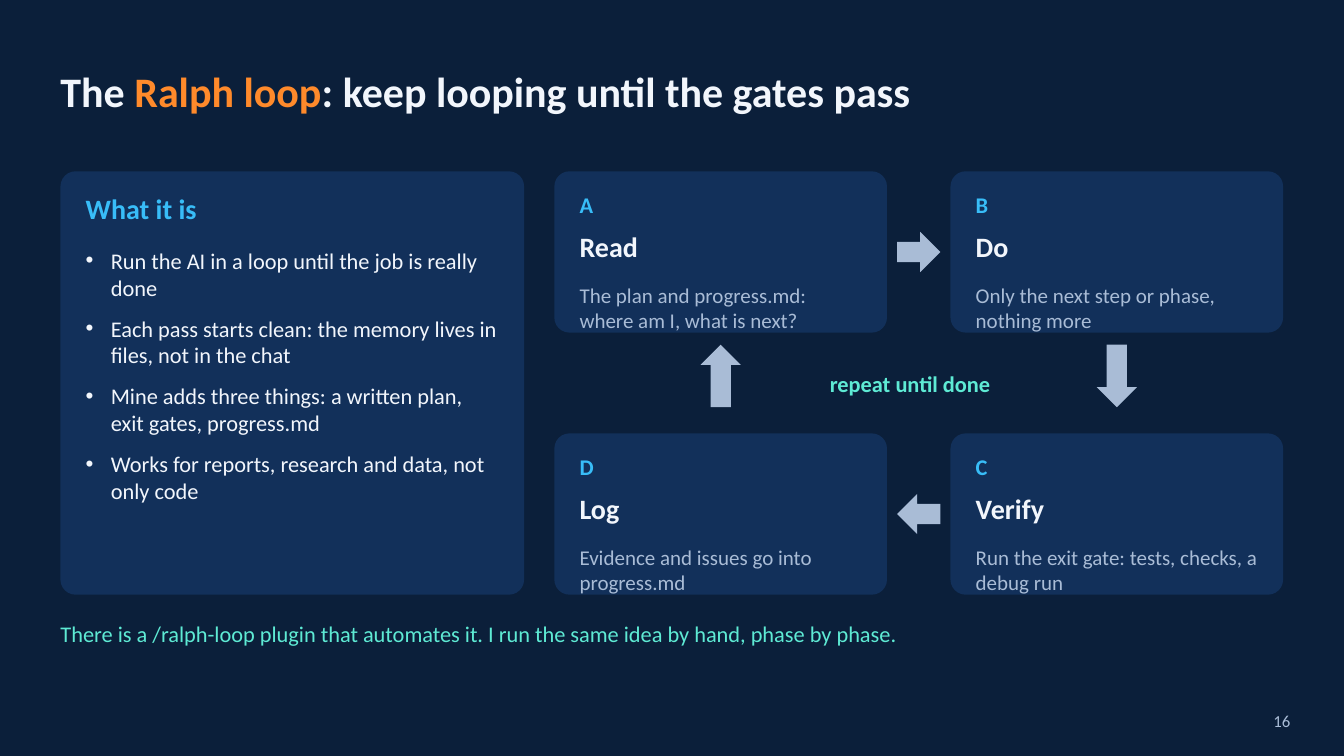
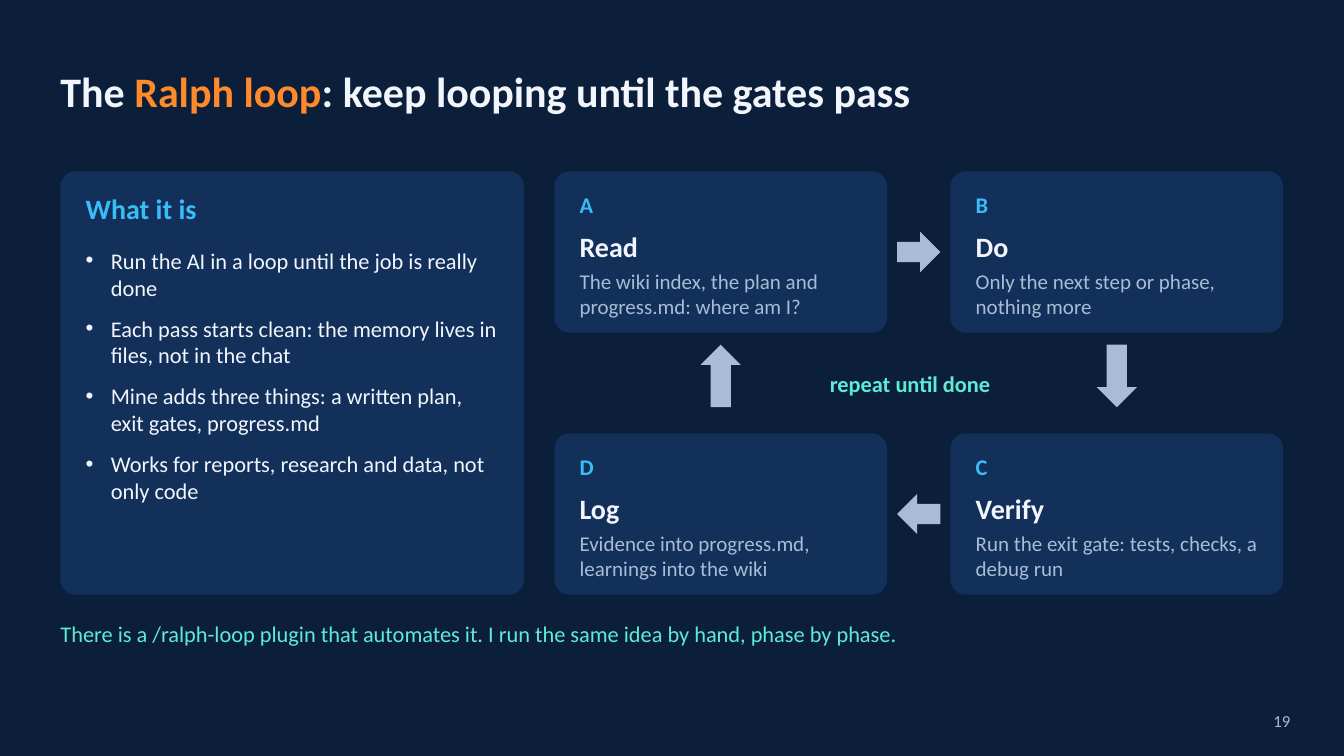
Before and after one commit to HinePo/ai-agent-learning-path, a slide deck: slide 19 of resources/claude_code_vscode_tricks.pptx (slide 16 before the commit). Drawn at 1344x756 pixels with LibreOffice and Linux fonts; fonts in the diff are those of the drawing. Boxes give left, top, right and bottom in pixels: in the first picture for what was removed or moved away, otherwise in the second. Text is boxed around its words. In the diff, an @@ line names an element or a change of style, - is before the commit and + after.

```diff
--- a/resources/claude_code_vscode_tricks.pptx
+++ b/resources/claude_code_vscode_tricks.pptx
@@ text "Only the next step or ...": place and size @@
-text "Only the next step or ..." at bbox=[976, 288, 1215, 332]
+text "Only the next step or ..." at bbox=[976, 274, 1215, 318]
@@ text at bbox=[580, 274, 818, 318]: text changed @@
-The plan and progress.md: where am I, what is next?
+The wiki index, the plan and progress.md: where am I?
@@ text at bbox=[580, 536, 809, 580]: text changed @@
-Evidence and issues go into progress.md
+Evidence into progress.md, learnings into the wiki
@@ text "Run the exit gate: tests, ...": place and size @@
-text "Run the exit gate: tests, ..." at bbox=[976, 550, 1257, 594]
+text "Run the exit gate: tests, ..." at bbox=[976, 536, 1257, 580]
@@ page number at bbox=[1273, 716, 1290, 727]: text changed @@
-16
+19
```
Also in this commit, not shown: 14 other slides changed, 3 slides added, 2 other files.
